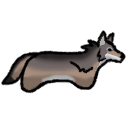
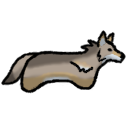
Revision of a layered (128, 128) image; what changed, layer by layer:
added layer "ColorC" above "ColorB" over [left=4, top=34, right=122, bottom=91]
added layer "ColorB" above "ColorA" over [left=4, top=34, right=122, bottom=91]
added layer "ColorA" above "Color" over [left=4, top=34, right=122, bottom=91]
renamed "Color 1" to "Color", painted on it, masked it over [left=4, top=34, right=122, bottom=91]
